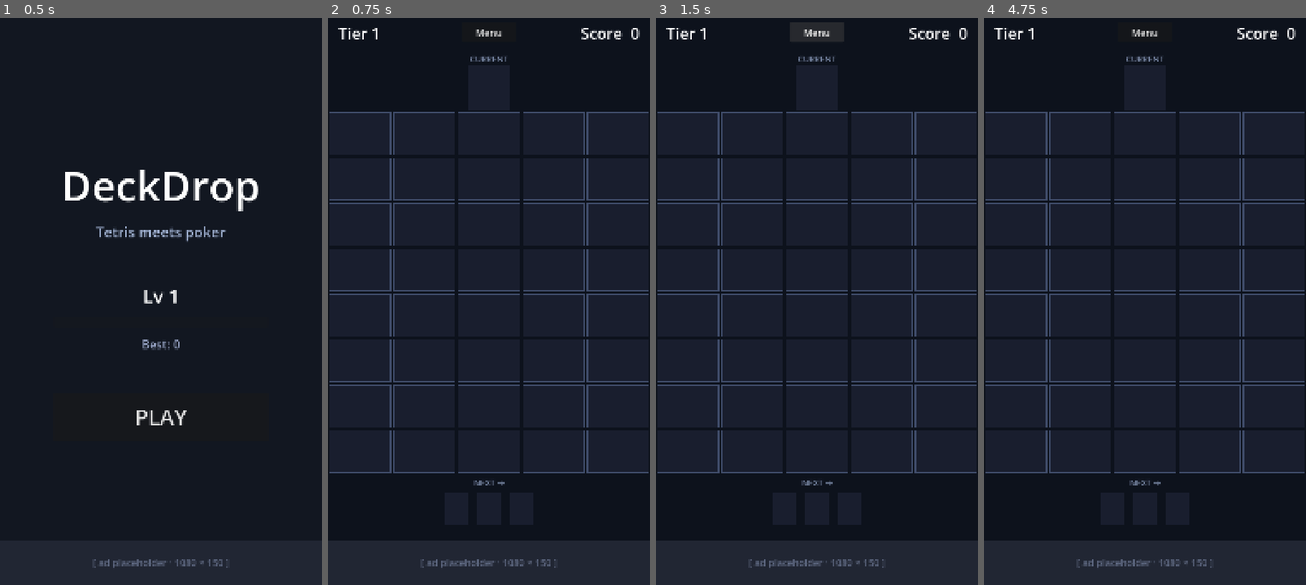
Above: before the commit, frames 1-4 (left to right).
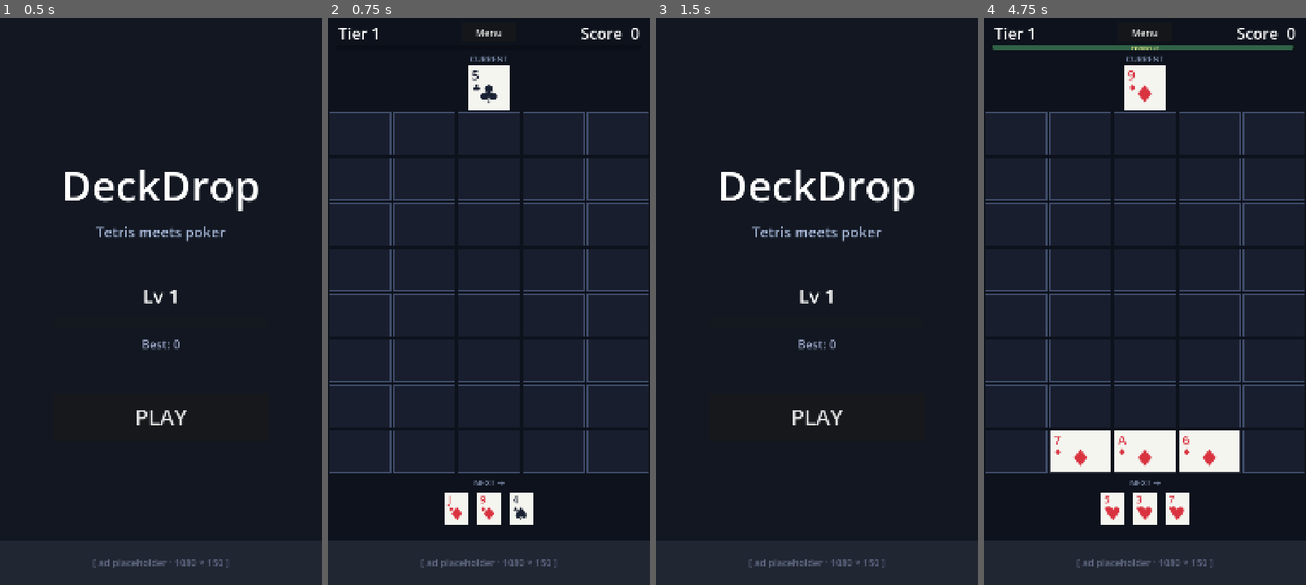
Above: after the commit, the same moments.

Repository: KrisCagle/Godot-CardStack
Game: Godot game, scene res://scenes/Title.tscn
The game is run twice, just before and just after one commit, with the same random seed, the same clock (stepped at 60 frames per second) and the same inputs.
Inputs (mouse positions are in pixels of both pictures, inside the frame that each line leads up to):
- Up to frame 1 (0.5 s): no input
- Up to frame 2 (0.75 s): click "PLAY" at 0.5 s
- Up to frame 3 (1.5 s): click "Menu" at 1.25 s
- Up to frame 4 (4.75 s): click (1145, 414) at 2 s, where only the run after the commit has a clickable "PLAY"; move the mouse to (1145, 290) at 2.77 s; click (1145, 290) at 2.92 s; move the mouse to (1080, 329) at 3.52 s; click (1080, 329) at 3.67 s; move the mouse to (1177, 171) at 4.27 s; click (1177, 171) at 4.42 s

Frame 1 is identical in both runs. In frame 2, 2.2% of the frame differs, in the area x 36-64%, y 8-90%; in frame 3, 5.7%; in frame 4, 7.5%, in the area x 2-97%, y 4-90%.
Error before the commit: Parse Error: Cannot infer the type of "target_row" variable because the value doesn't have a set type. (res://scripts/game.gd:57)

Commit message:
Add combo timer + pressure multiplier
Each placement resets a 4-second combo timer. Tap again before it
expires and the combo counter increments; let it expire and the next
tap starts a fresh combo at 1. Scoring multiplies by (1 + (combo - 1) ×
0.2), so a combo of 5 = 1.8× on every clear in that placement's
cascade. ComboBar shows the timer in HUD (color shifts green → yellow
→ red as time drains), and a "COMBO ×N" label overlays it when active.
Combo state resets on a new game.

Also bumps the editor run-window override from 405×720 to 720×1280
(roughly two-thirds of a real phone screen) since the previous size
was uncomfortably small for desktop testing.

Diff:
--- a/DeckDrop/project.godot
+++ b/DeckDrop/project.godot
@@ -24,8 +24,8 @@
 
 window/size/viewport_width=1080
 window/size/viewport_height=1920
-window/size/window_width_override=405
-window/size/window_height_override=720
+window/size/window_width_override=720
+window/size/window_height_override=1280
 window/stretch/mode="canvas_items"
 window/stretch/aspect="expand"
 window/handheld/orientation="portrait"
--- a/DeckDrop/scenes/Game.tscn
+++ b/DeckDrop/scenes/Game.tscn
@@ -57,6 +57,35 @@
 offset_bottom = 100.0
 text = "Menu"
 theme_override_font_sizes/font_size = 32
+
+[node name="ComboBar" type="ProgressBar" parent="HUD"]
+layout_mode = 1
+anchor_top = 1.0
+anchor_right = 1.0
+anchor_bottom = 1.0
+offset_left = 30.0
+offset_top = -22.0
+offset_right = -30.0
+offset_bottom = -4.0
+max_value = 4.0
+value = 0.0
+show_percentage = false
+modulate = Color(0.25, 0.28, 0.36, 1)
+
+[node name="ComboLabel" type="Label" parent="HUD"]
+layout_mode = 1
+anchor_top = 1.0
+anchor_right = 1.0
+anchor_bottom = 1.0
+offset_left = 0.0
+offset_top = -22.0
+offset_right = 0.0
+offset_bottom = -4.0
+text = ""
+horizontal_alignment = 1
+vertical_alignment = 1
+theme_override_font_sizes/font_size = 18
+modulate = Color(1, 1, 0.55, 1)
 
 [node name="TopArea" type="Control" parent="."]
 layout_mode = 1
--- a/DeckDrop/scripts/game.gd
+++ b/DeckDrop/scripts/game.gd
@@ -4,6 +4,10 @@
 ## commits it, then runs the cascade loop. Difficulty ramps via TIER:
 ## score thresholds promote the run to higher tiers, and each tier shrinks
 ## the visible preview queue (less foresight = harder planning).
+##
+## Combo: each placement extends a 4-second timer and bumps the combo counter
+## by 1. Scoring multiplies by (1 + (combo - 1) × 0.2). Let the timer run out
+## and the next placement starts a fresh combo at 1.
 
 const PREVIEW_SIZE := 3
 const DROP_DURATION := 0.26
@@ -13,10 +17,15 @@
 # Tier T requires score >= TIER_THRESHOLDS[T-1] (tier 1 is always active at 0).
 const TIER_THRESHOLDS := [0, 500, 1500, 3000, 5000, 8000, 12000, 18000, 25000, 35000]
 
+const COMBO_TIME_MAX := 4.0
+const COMBO_INCREMENT := 0.2  # +20% scoring per combo level above 1
+
 @onready var playfield: Control = $PlayField
 @onready var score_label: Label = $HUD/ScoreLabel
 @onready var tier_label: Label = $HUD/TierLabel
 @onready var back_button: Button = $HUD/BackButton
+@onready var combo_bar: ProgressBar = $HUD/ComboBar
+@onready var combo_label: Label = $HUD/ComboLabel
 @onready var current_card_view: CardView = $TopArea/CurrentSlot
 @onready var preview_card_views: Array[CardView] = [
 	$BottomArea/Preview0,
@@ -30,6 +39,8 @@
 var _is_animating: bool = false
 var score: int = 0
 var _tier: int = 1
+var _combo: int = 0
+var _combo_timer: float = 0.0
 
 
 func _ready() -> void:
@@ -46,18 +57,33 @@
 	_current = _deck.draw_card()
 	score = 0
 	_tier = 1
+	_combo = 0
+	_combo_timer = 0.0
 	_is_animating = false
 	playfield.reset()
 	_refresh()
 
 
+func _process(delta: float) -> void:
+	if _combo_timer > 0.0:
+		_combo_timer = maxf(_combo_timer - delta, 0.0)
+		_refresh_combo_display()
+
+
 func _on_column_tapped(col: int) -> void:
 	if _is_animating or _current == null:
 		return
-	var target_row := playfield.lowest_empty_row(col)
+	var target_row: int = playfield.lowest_empty_row(col)
 	if target_row < 0:
 		print("[game] column %d full" % col)
 		return
+
+	# Combo update happens BEFORE scoring so the cascade picks up the new value.
+	if _combo_timer > 0.0:
+		_combo += 1
+	else:
+		_combo = 1
+
 	_is_animating = true
 	var placed := _current
 	await _animate_drop(placed, col, target_row)
@@ -65,6 +91,9 @@
 	await _process_cascades()
 	_check_tier_up()
 	_advance_queue()
+
+	# Reset timer so the player gets a full window after cascades finish.
+	_combo_timer = COMBO_TIME_MAX
 	_refresh()
 	_is_animating = false
 
@@ -78,8 +107,8 @@
 
 	current_card_view.clear()
 
-	var target_rect := playfield.cell_local_rect(col, row)
-	var target_global := playfield.global_position + target_rect.position
+	var target_rect: Rect2 = playfield.cell_local_rect(col, row)
+	var target_global: Vector2 = playfield.global_position + target_rect.position
 
 	var tween := create_tween().set_parallel(true)
 	tween.tween_property(temp, "global_position", target_global, DROP_DURATION) \
@@ -93,6 +122,7 @@
 
 func _process_cascades() -> void:
 	var cascade_tier := 0
+	var combo_mult := 1.0 + float(maxi(0, _combo - 1)) * COMBO_INCREMENT
 	while true:
 		var groups: Array = playfield.find_scoring_groups()
 		if groups.is_empty():
@@ -101,11 +131,11 @@
 		var tier_mult := 1.0 + float(cascade_tier - 1) * 0.5
 		var all_cells: Array = []
 		for g in groups:
-			var earned := int(round(float(g.score) * tier_mult))
+			var earned := int(round(float(g.score) * tier_mult * combo_mult))
 			score += earned
 			all_cells.append_array(g.cells)
-			print("[score] %s (%s) %d × %.1f → %d  (total %d)" \
-				% [g.name, g.axis, g.score, tier_mult, earned, score])
+			print("[score] %s (%s) %d × tier %.1f × combo %.1f → %d  (total %d)" \
+				% [g.name, g.axis, g.score, tier_mult, combo_mult, earned, score])
 		_refresh_score()
 
 		var seen: Dictionary = {}
@@ -163,11 +193,35 @@
 		slot.visible = i < visible
 		if i < visible:
 			slot.set_card(_preview[i])
+	_refresh_combo_display()
 
 
 func _refresh_score() -> void:
 	score_label.text = "Score  %d" % score
 
 
+func _refresh_combo_display() -> void:
+	combo_bar.max_value = COMBO_TIME_MAX
+	combo_bar.value = _combo_timer
+	var alive := _combo_timer > 0.0
+	if alive and _combo > 1:
+		combo_label.text = "COMBO ×%d" % _combo
+	else:
+		combo_label.text = ""
+
+	# Color shifts as timer drains: green → yellow → red.
+	var ratio := _combo_timer / COMBO_TIME_MAX if COMBO_TIME_MAX > 0.0 else 0.0
+	var fill: Color
+	if ratio > 0.66:
+		fill = Color(0.40, 0.85, 0.55, 1.0)
+	elif ratio > 0.33:
+		fill = Color(0.90, 0.78, 0.45, 1.0)
+	else:
+		fill = Color(0.90, 0.45, 0.50, 1.0)
+	if not alive:
+		fill = Color(0.25, 0.28, 0.36, 1.0)
+	combo_bar.modulate = fill
+
+
 func _on_back_pressed() -> void:
 	get_tree().change_scene_to_file("res://scenes/Title.tscn")
